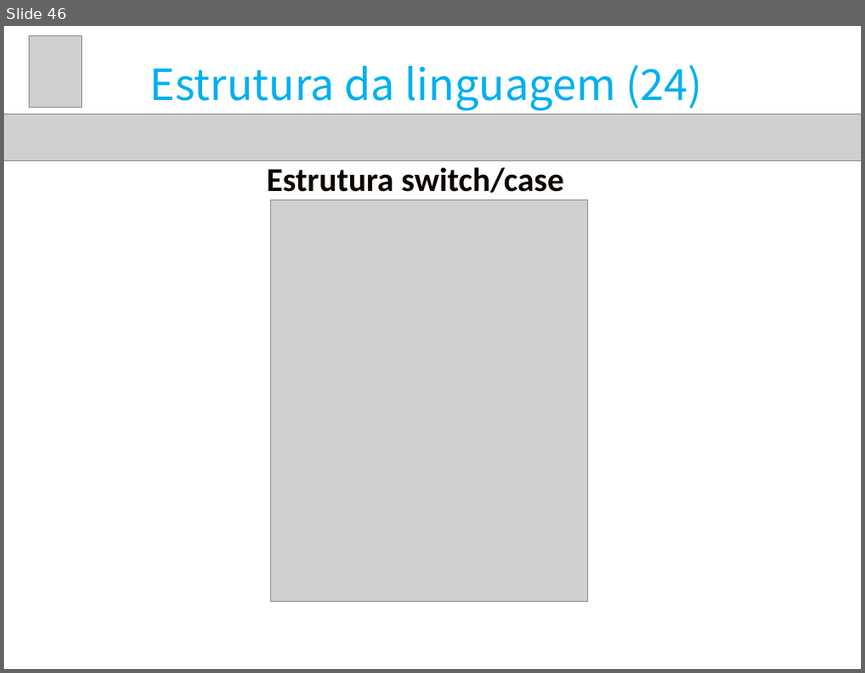
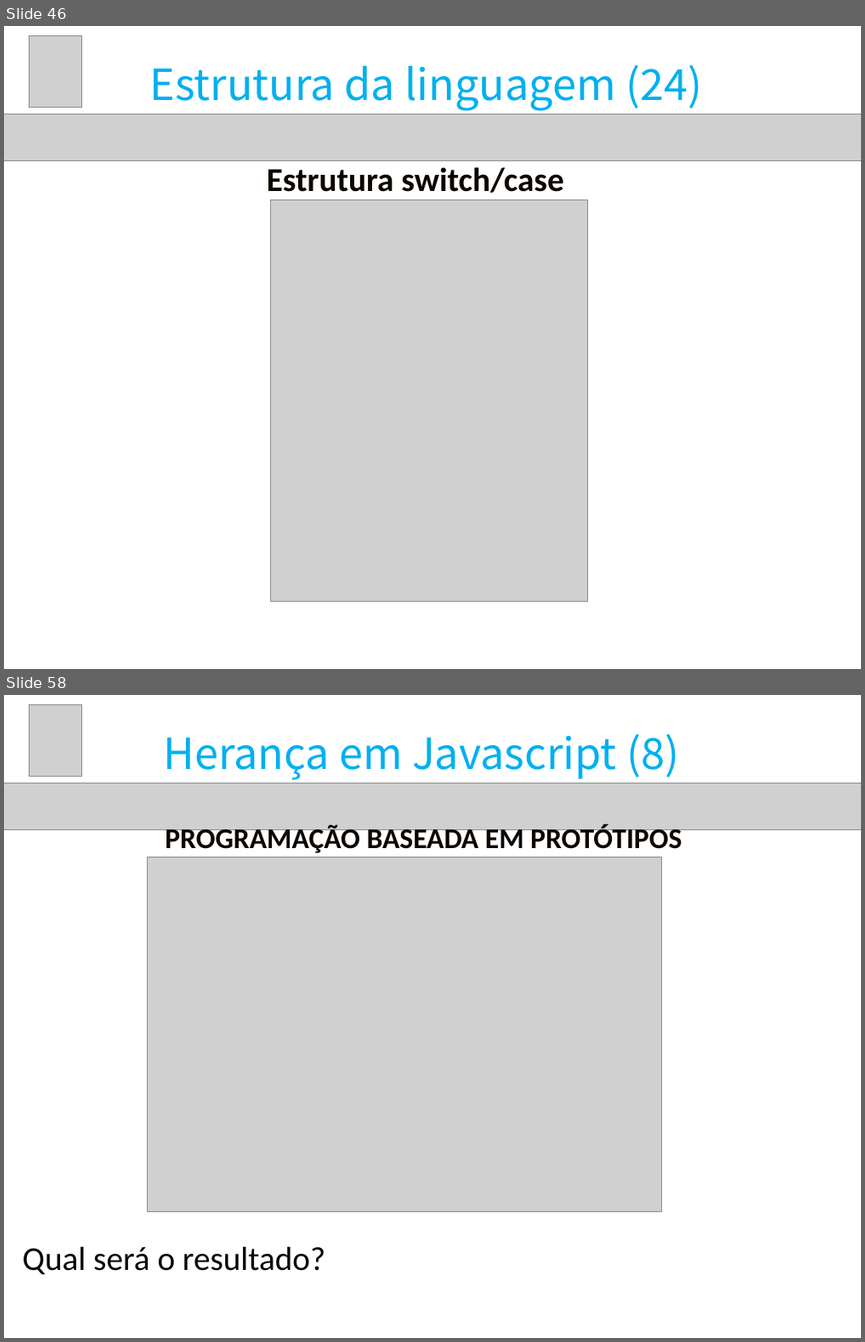
Before and after one commit to raphael-hoed/TADS_TOPICOS_ESPECIAIS_2016, a slide deck: javascript.pptx. Shown one above the other, each under a label of ours: slide 46 before the commit, slides 46 and 58 after it; the slides between them are not shown. The pictures are 865x673 and 865x1342 pixels, drawn with LibreOffice and Linux fonts; fonts in the diff are those of the drawing; grey boxes stand for pictures; background and template pictures are left out. Boxes give left, top, right and bottom in pixels: in the first picture for what was removed or moved away, otherwise in the second. Text is boxed around its words. In the diff, an @@ line names an element or a change of style, - is before the commit and + after.

```diff
--- a/javascript.pptx
+++ b/javascript.pptx
@@ slide 58 added at (4,695,861,1338), background picture (left out) @@
@@ picture added at (29,705,81,777) @@
@@ title added at (163,734,679,780), 36 pt, text #00B0F0 @@
+Herança em Javascript (8)
@@ picture added at (4,783,861,829) @@
@@ text added at (165,825,681,853), 24 pt, text #0C0600, bold @@
+PROGRAMAÇÃO BASEADA EM PROTÓTIPOS
@@ picture added at (147,857,661,1212) @@
@@ text added at (23,1246,325,1275), 28 pt, text #0C0600 @@
+Qual será o resultado?
@@ text added at (640,1299,840,1333), 18 pt, text #FFFFFF @@
+57
```
Also in this commit, not shown: 1 slide changed, 13 other slides added.
